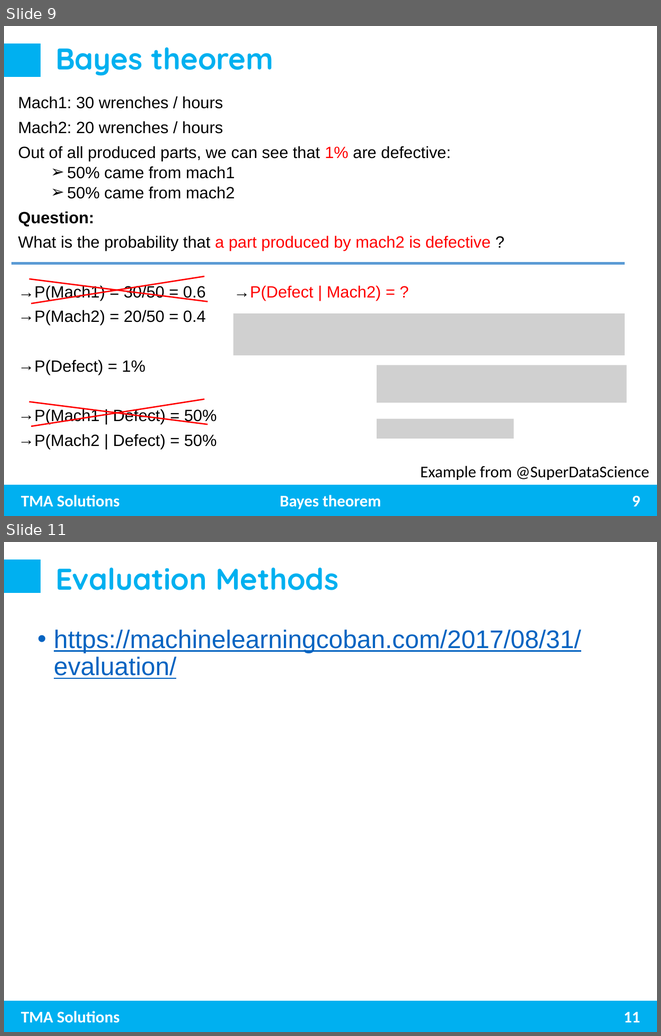
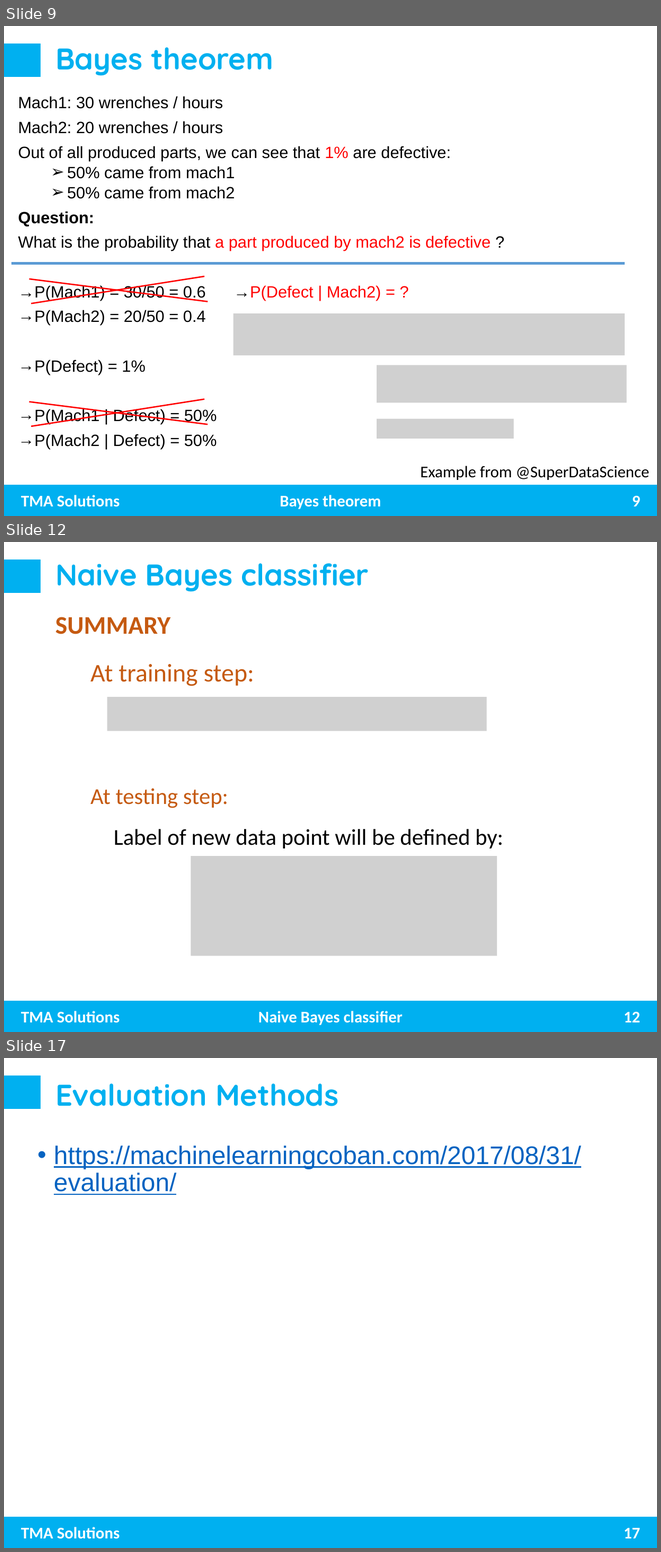
Before and after one commit to trungnghia2009/MachineLearning, a slide deck: Naive Bayes.pptx. Shown one above the other, each under a label of ours: slides 9 and 11 before the commit, slides 9, 12 and 17 after it; the slides between them are not shown. The pictures are 661x1036 and 661x1552 pixels, drawn with LibreOffice and Linux fonts; fonts in the diff are those of the drawing; grey boxes stand for pictures. Boxes give left, top, right and bottom in pixels: in the first picture for what was removed or moved away, otherwise in the second. Text is boxed around its words. In the diff, an @@ line names an element or a change of style, - is before the commit and + after.

Commit message:
add more detail to Naive Bayes

```diff
--- a/Naive Bayes.pptx
+++ b/Naive Bayes.pptx
@@ slide 12 added at [4,542,657,1032], background #FFFFFF; not listed: 3 template elements that a slide beside it also shows @@
@@ title added at [55,563,369,592], 33 pt, text #00B0F0, bold @@
+Naive Bayes classifier
@@ text added at [55,617,170,634], 28 pt, text #C55A11, bold @@
+SUMMARY
@@ text added at [90,664,254,686], 28 pt, text #C55A11 @@
+At training step:
@@ picture added at [107,697,486,731] @@
@@ text added at [90,788,228,808], 25 pt, text #C55A11 @@
+At testing step:
@@ text added at [114,829,503,848], 25 pt, text #000000 @@
+Label of new data point will be defined by:
@@ picture added at [191,856,497,956] @@
@@ text added at [258,1011,403,1025], 18 pt, text #FFFFFF, bold @@
+Naive Bayes classifier
@@ page number added at [624,1011,640,1022], 18 pt, text #FFFFFF, bold @@
+12
@@ what was slide 11 is now slide 17 @@
@@ page number at [624,1528,640,1538]: text changed @@
-11
+17
```
Also in this commit, not shown: 3 slides changed, 5 other slides added.
